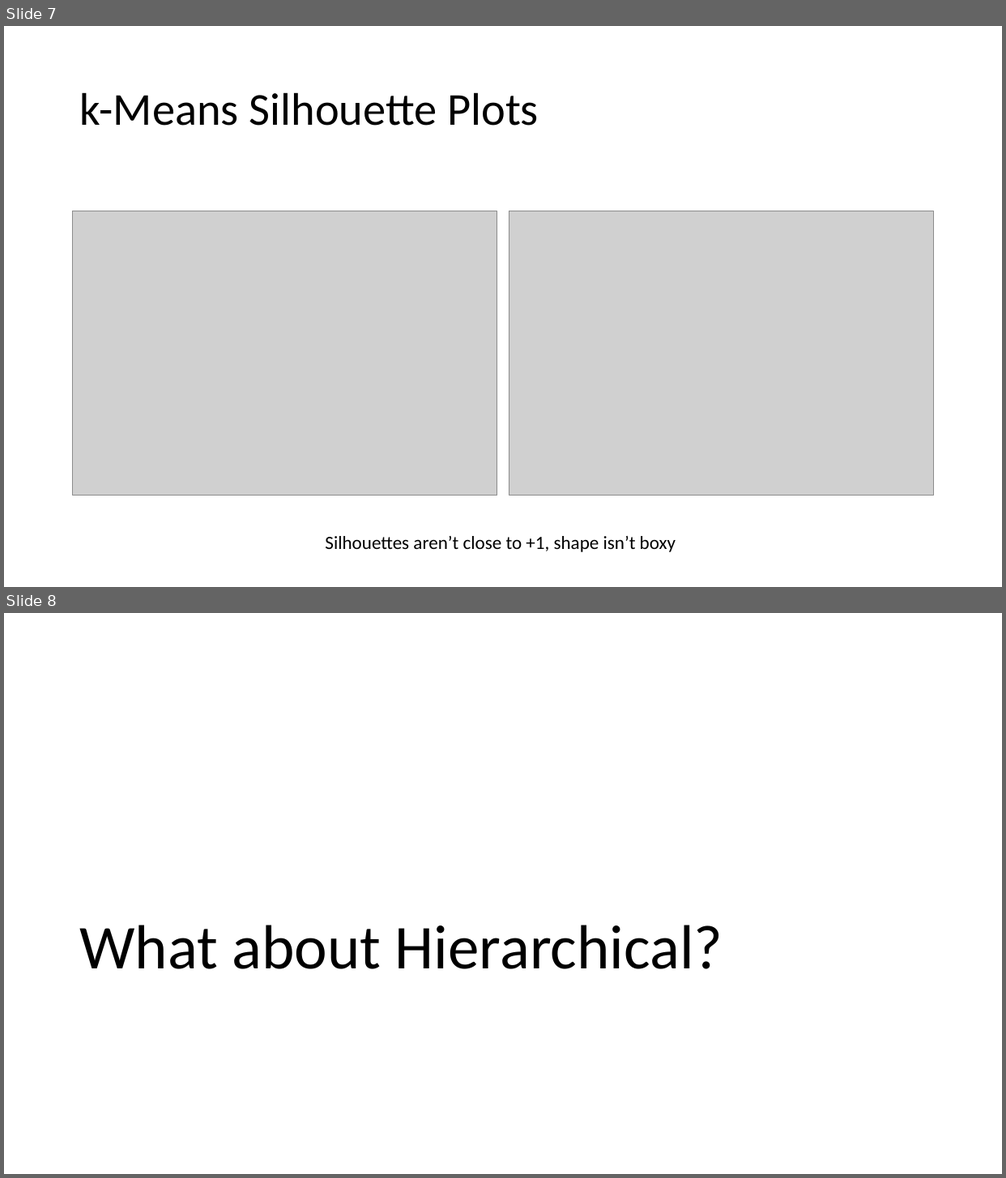
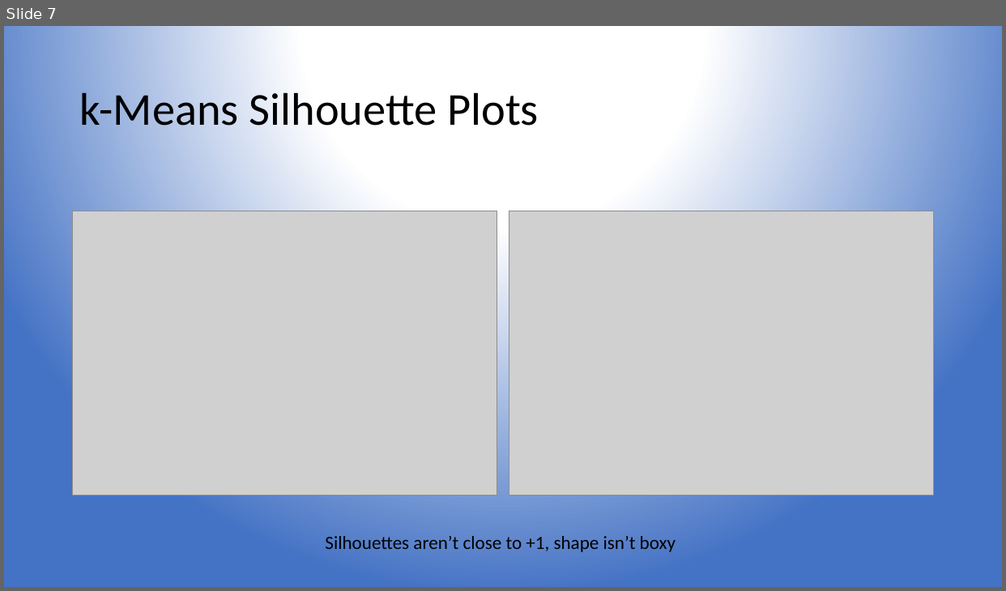
Before and after one commit to fagan2888/DataSci_Final_Project, a slide deck: Slides/Nipun Slides.pptx. Shown one above the other, each under a label of ours: slides 7 and 8 before the commit, slide 7 after it. The pictures are 1006x1178 and 1006x591 pixels, drawn with LibreOffice and Linux fonts; fonts in the diff are those of the drawing; grey boxes stand for pictures. Boxes give left, top, right and bottom in pixels: in the first picture for what was removed or moved away, otherwise in the second. Text is boxed around its words. In the diff, an @@ line names an element or a change of style, - is before the commit and + after.

```diff
--- a/Slides/Nipun Slides.pptx
+++ b/Slides/Nipun Slides.pptx
@@ slide 8 removed at bbox=[4, 613, 1002, 1174], background #FFFFFF @@
@@ title removed at bbox=[79, 925, 722, 969] @@
-What about Hierarchical?
@@ slide 7 changed as well @@
@@ background #FFFFFF to gradient #FFFFFF to #4472C4 @@
```
Also in this commit, not shown: 10 other slides changed, 1 slide added, 2 other slides removed.
